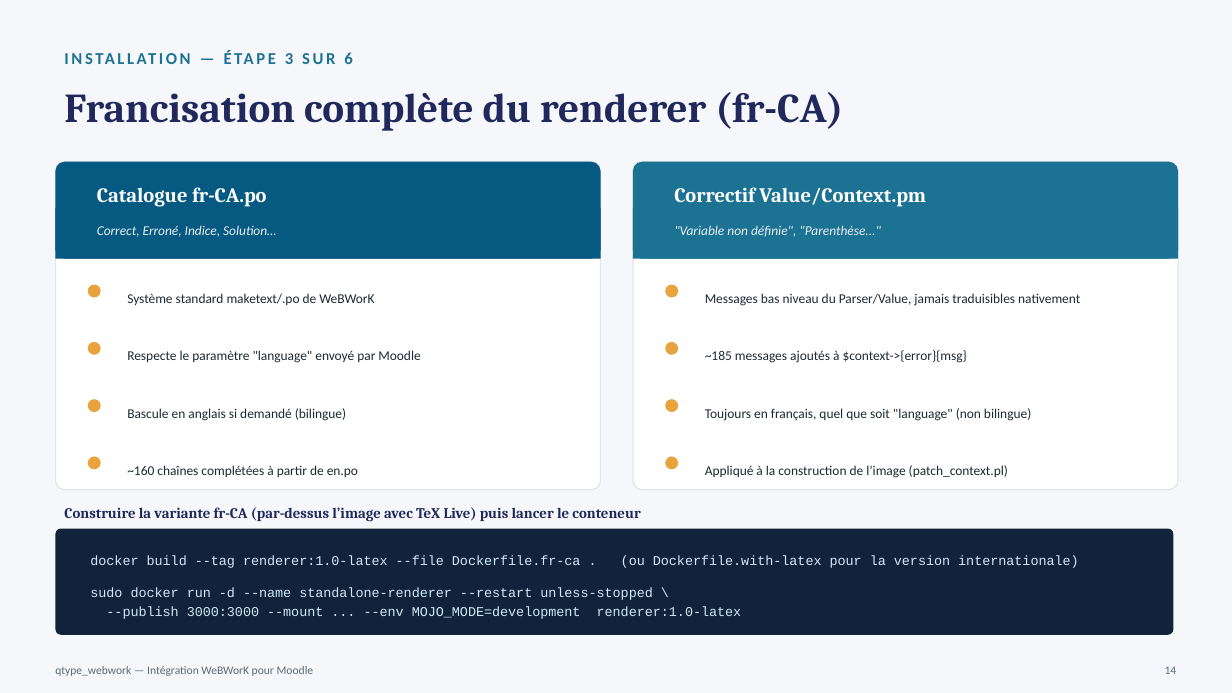
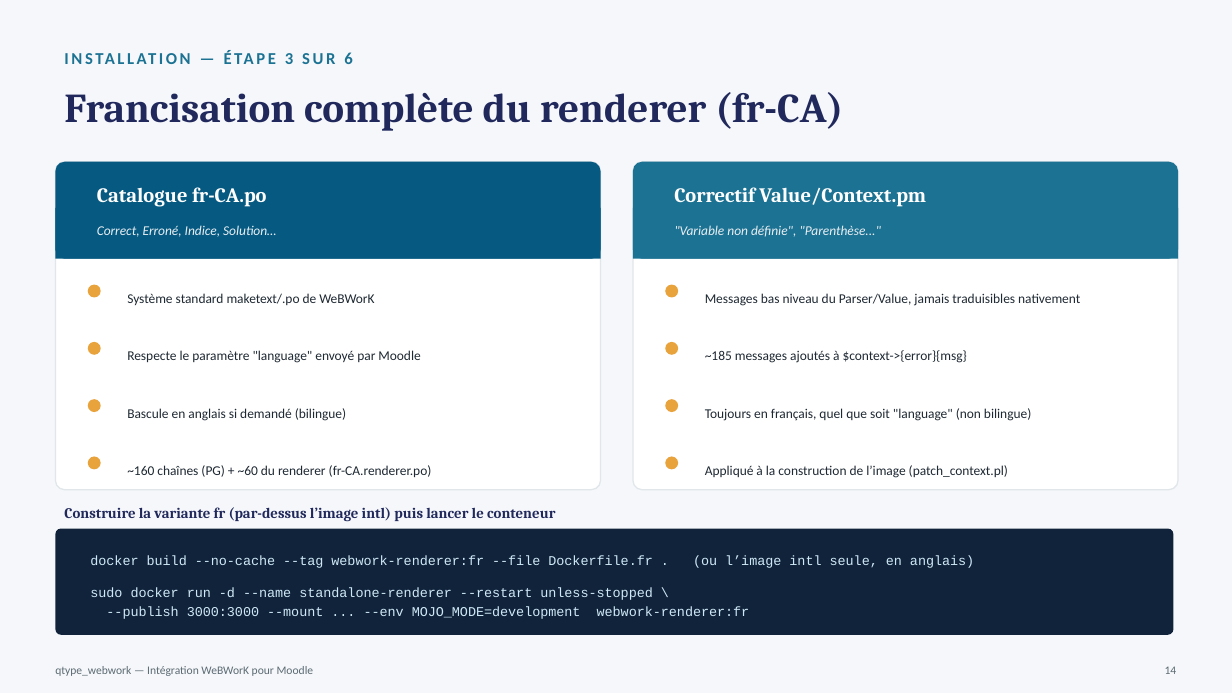
Before and after one commit to JonathanDesaulniers2/moodle-qtype_webwork, a slide deck: slide 14 of docs/qtype_webwork_presentation.pptx. Drawn at 1232x693 pixels with LibreOffice and Linux fonts; fonts in the diff are those of the drawing. Boxes give left, top, right and bottom in pixels: in the first picture for what was removed or moved away, otherwise in the second. Text is boxed around its words. In the diff, an @@ line names an element or a change of style, - is before the commit and + after.

Commit message:
Présentation : validation Moodle 5.3 (nouvelle diapo 21), chaîne intl/fr, catalogue du renderer, Cache-Control, MathView

```diff
--- a/docs/qtype_webwork_presentation.pptx
+++ b/docs/qtype_webwork_presentation.pptx
@@ text at (127,465,432,477): text changed @@
-~160 chaînes complétées à partir de en.po
+~160 chaînes (PG) + ~60 du renderer (fr-CA.renderer.po)
@@ text at (64,507,555,522): text changed @@
-Construire la variante fr-CA (par-dessus l’image avec TeX Live) puis lancer le conteneur
+Construire la variante fr (par-dessus l’image intl) puis lancer le conteneur
@@ text at (90,555,974,619): text changed @@
-docker build --tag renderer:1.0-latex --file Dockerfile.fr-ca . (ou Dockerfile.with-latex pour la version internationale)
-sudo docker run -d --name standalone-renderer --restart unless-stopped \
---publish 3000:3000 --mount ... --env MOJO_MODE=development renderer:1.0-latex
+docker build --no-cache --tag webwork-renderer:fr --file Dockerfile.fr . (ou l’image intl seule, en anglais)
+sudo docker run -d --name standalone-renderer --restart unless-stopped \
+--publish 3000:3000 --mount ... --env MOJO_MODE=development webwork-renderer:fr
```
Also in this commit, not shown: 5 other slides changed, 1 slide added.
